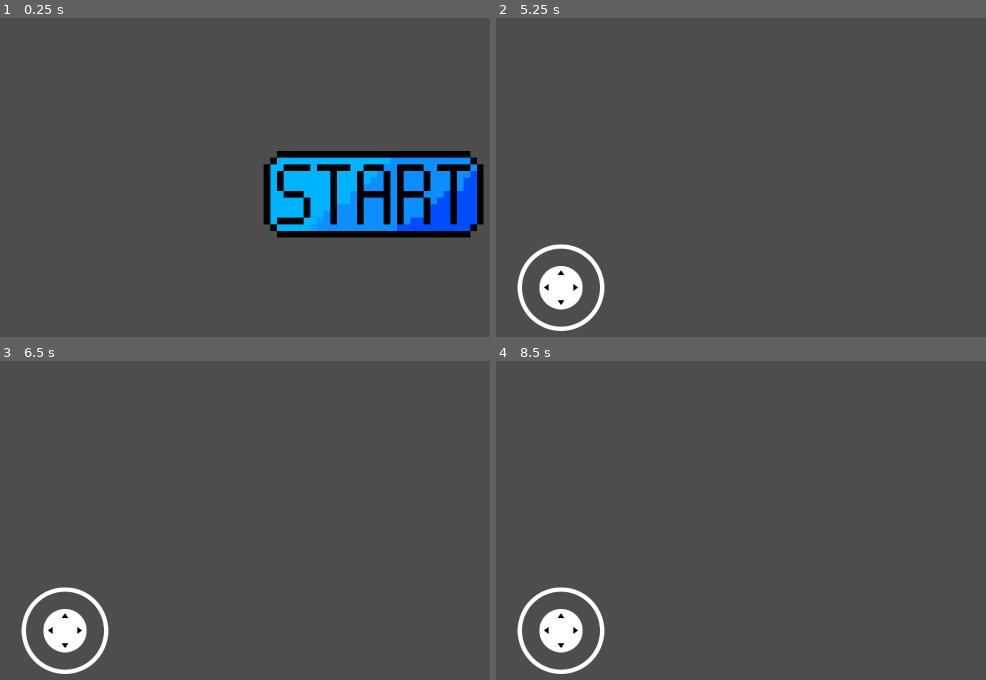
Above: before the commit, frames 1-4 (two rows, left to right).
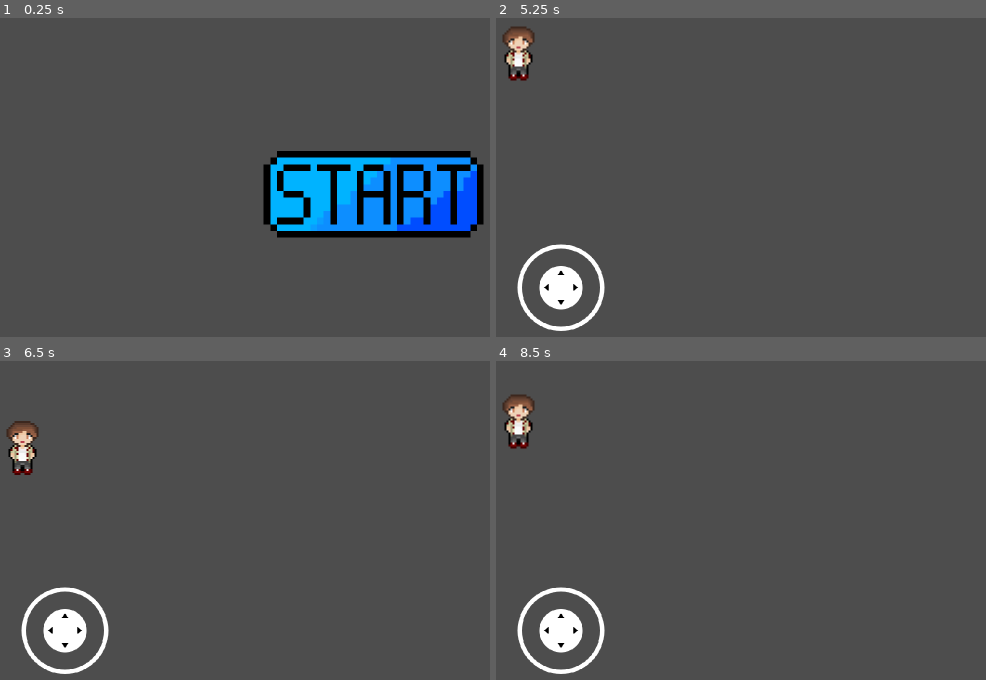
Above: after the commit, the same moments.

Repository: FelixSalim/RevitalizationOfElyoris
Game: Godot game, scene res://MainMenu.tscn
The game is run twice, just before and just after one commit, with the same random seed, the same clock (stepped at 60 frames per second) and the same inputs.
Inputs (mouse positions are in pixels of both pictures, inside the frame that each line leads up to):
- Up to frame 1 (0.25 s): no input
- Up to frame 2 (5.25 s): tap Enter at 0.5, 2, 3.5 s; move the mouse to (outside the picture) at 0.52 s; hold Right (ui_right) 0.53-1.25 s; click (outside the picture) at 0.67 s; tap Space at 1.25, 2.75, 4.25 s; drag from (711, 215) to (829, 270) at 1.27 s; move the mouse to (951, 120) at 2.02 s; hold Right (ui_right) 2.03-2.75 s; drag from (829, 270) to (633, 142) at 2.77 s; move the mouse to (outside the picture) at 3.52 s; hold Left (ui_left) 3.53-4.25 s; drag from (633, 142) to (750, 107) at 4.27 s; move the mouse to (912, 196) at 5.02 s; hold Down (ui_down) from 5.03 s (still down); click (912, 196) at 5.17 s
- Up to frame 3 (6.5 s): release Down (ui_down) at 5.75 s; drag from (254, 450) to (215, 558) at 5.77 s
- Up to frame 4 (8.5 s): move the mouse to (outside the picture) at 6.52 s; hold Up (ui_up) 6.53-7.25 s; drag from (711, 558) to (829, 613) at 7.27 s; move the mouse to (951, 463) at 8.02 s; hold Down (ui_down) from 8.03 s (still down)

The runs differ from the first frame. In frame 1, 0.7% of the frame differs, in the area x 55-98%, y 43-67%; in frame 2, 0.8%; in frame 3, 0.8%, in the area x 1-22%, y 18-98%; in frame 4, 0.8%.

Commit message:
feat: added character sprites

Diff:
--- a/Player/Player.gd
+++ b/Player/Player.gd
@@ -13,7 +13,7 @@
 # Initiates State Manager, Set Initial State to Idle
 func _ready():
 	stateManager = StateManager.new()
-	change_state("idle")
+	change_moving_state("idle")
 
 # Process User Input
 func get_input():
@@ -51,9 +51,9 @@
 func move_down():
 	state.move_down()
 
-# Handles Player State Changing
-func change_state(stateName):
-	# If there is currently a state, destroy it
+# Handles Player Moving State Changing From Idling to Running
+func change_moving_state(stateName):
+	# If there is currently a state, destroy it (make sure that player state is not idle and run at the same time
 	if state != null:
 		state.queue_free()
 
@@ -61,7 +61,7 @@
 	state = stateManager.get_state(stateName).new()
 
 	# Initializes State Attributes
-	state.init(Callable(self, "change_state"), self)
+	state.init(Callable(self, "change_moving_state"), self, $AnimationPlayer)
 
 	# Name the state
 	state.name = str(stateName)
--- a/Player/Player.tscn
+++ b/Player/Player.tscn
@@ -1,21 +1,113 @@
-[gd_scene load_steps=5 format=3 uid="uid://o8d8w6n2nmsc"]
+[gd_scene load_steps=11 format=3 uid="uid://o8d8w6n2nmsc"]
 
 [ext_resource type="Script" path="res://Player/Player.gd" id="1_34hig"]
-[ext_resource type="Texture2D" uid="uid://8lcffxccasmd" path="res://Assets/PlayerSprites/PlayerPrototype.png" id="1_qebfv"]
+[ext_resource type="Texture2D" uid="uid://4n78lvgygonq" path="res://Assets/PlayerSprites/Player_Character_Spritesheet_NoAnimation.png" id="2_lsd2v"]
 [ext_resource type="PackedScene" uid="uid://ccy2104o4brdk" path="res://Joystick.tscn" id="3_0lcn0"]
 
-[sub_resource type="RectangleShape2D" id="RectangleShape2D_745oj"]
+[sub_resource type="CapsuleShape2D" id="CapsuleShape2D_rrlrk"]
+radius = 8.19672
+height = 31.4754
+
+[sub_resource type="Animation" id="Animation_u4q7c"]
+resource_name = "Idle Down"
+tracks/0/type = "value"
+tracks/0/imported = false
+tracks/0/enabled = true
+tracks/0/path = NodePath("Sprite2D:frame")
+tracks/0/interp = 1
+tracks/0/loop_wrap = true
+tracks/0/keys = {
+"times": PackedFloat32Array(0),
+"transitions": PackedFloat32Array(1),
+"update": 1,
+"values": [0]
+}
+
+[sub_resource type="Animation" id="Animation_lnv7a"]
+length = 0.001
+tracks/0/type = "value"
+tracks/0/imported = false
+tracks/0/enabled = true
+tracks/0/path = NodePath("Sprite2D:frame")
+tracks/0/interp = 1
+tracks/0/loop_wrap = true
+tracks/0/keys = {
+"times": PackedFloat32Array(0),
+"transitions": PackedFloat32Array(1),
+"update": 1,
+"values": [0]
+}
+
+[sub_resource type="Animation" id="Animation_yuyy2"]
+resource_name = "Idle Right"
+tracks/0/type = "value"
+tracks/0/imported = false
+tracks/0/enabled = true
+tracks/0/path = NodePath("Sprite2D:frame")
+tracks/0/interp = 1
+tracks/0/loop_wrap = true
+tracks/0/keys = {
+"times": PackedFloat32Array(0),
+"transitions": PackedFloat32Array(1),
+"update": 1,
+"values": [2]
+}
+
+[sub_resource type="Animation" id="Animation_6dtaa"]
+resource_name = "Idle Left"
+tracks/0/type = "value"
+tracks/0/imported = false
+tracks/0/enabled = true
+tracks/0/path = NodePath("Sprite2D:frame")
+tracks/0/interp = 1
+tracks/0/loop_wrap = true
+tracks/0/keys = {
+"times": PackedFloat32Array(0),
+"transitions": PackedFloat32Array(1),
+"update": 1,
+"values": [1]
+}
+
+[sub_resource type="Animation" id="Animation_u1lt7"]
+resource_name = "Idle Up"
+tracks/0/type = "value"
+tracks/0/imported = false
+tracks/0/enabled = true
+tracks/0/path = NodePath("Sprite2D:frame")
+tracks/0/interp = 1
+tracks/0/loop_wrap = true
+tracks/0/keys = {
+"times": PackedFloat32Array(0),
+"transitions": PackedFloat32Array(1),
+"update": 1,
+"values": [3]
+}
+
+[sub_resource type="AnimationLibrary" id="AnimationLibrary_2ykrm"]
+_data = {
+"Idle Down": SubResource("Animation_u4q7c"),
+"Idle Left": SubResource("Animation_6dtaa"),
+"Idle Right": SubResource("Animation_yuyy2"),
+"Idle Up": SubResource("Animation_u1lt7"),
+"RESET": SubResource("Animation_lnv7a")
+}
 
 [node name="Player" type="CharacterBody2D"]
 script = ExtResource("1_34hig")
 
 [node name="CollisionShape2D" type="CollisionShape2D" parent="."]
-scale = Vector2(3.05, 3.05)
-shape = SubResource("RectangleShape2D_745oj")
+scale = Vector2(6.1, 6.1)
+shape = SubResource("CapsuleShape2D_rrlrk")
+
+[node name="AnimationPlayer" type="AnimationPlayer" parent="."]
+libraries = {
+"": SubResource("AnimationLibrary_2ykrm")
+}
 
 [node name="Sprite2D" type="Sprite2D" parent="."]
-scale = Vector2(0.1, 0.1)
-texture = ExtResource("1_qebfv")
+scale = Vector2(2, 2)
+texture = ExtResource("2_lsd2v")
+vframes = 4
 
 [node name="Control" type="Control" parent="."]
 layout_mode = 3
--- a/Player/States/RunState.gd
+++ b/Player/States/RunState.gd
@@ -19,15 +19,23 @@
 func _physics_process(delta):
 	get_input()
 
-# Movement Handling, Set velocity to corresponding movement direction
+# Movement Handling, Set velocity to corresponding movement direction, also plays animation accordingly
 func move_left():
 	player.velocity.x -= Input.get_action_strength("ui_left")
+	if Input.get_action_strength("ui_left") > Input.get_action_strength("ui_up") and Input.get_action_strength("ui_left") > Input.get_action_strength("ui_down"):
+		playerAnimation.play("Idle Left")
 
 func move_right():
 	player.velocity.x += Input.get_action_strength("ui_right")
+	if Input.get_action_strength("ui_right") > Input.get_action_strength("ui_up") and Input.get_action_strength("ui_right") > Input.get_action_strength("ui_down"):
+		playerAnimation.play("Idle Right")
 
 func move_up():
 	player.velocity.y -= Input.get_action_strength("ui_up")
+	if Input.get_action_strength("ui_up") > Input.get_action_strength("ui_left") and Input.get_action_strength("ui_up") > Input.get_action_strength("ui_right"):
+		playerAnimation.play("Idle Up")
 
 func move_down():
 	player.velocity.y += Input.get_action_strength("ui_down")
+	if Input.get_action_strength("ui_down") > Input.get_action_strength("ui_left") and Input.get_action_strength("ui_down") > Input.get_action_strength("ui_right"):
+		playerAnimation.play("Idle Down")
--- a/Player/States/State.gd
+++ b/Player/States/State.gd
@@ -10,11 +10,15 @@
 # Stores player class
 var player
 
+# Stores player animation
+var playerAnimation
+
 # Move and Slide player
 func _physics_process(delta):
 	player.move_and_slide()
 
 # Initialize Class
-func init(changeState, player):
+func init(changeState, player, playerAnimation):
 	self.changeState = changeState
 	self.player = player
+	self.playerAnimation = playerAnimation
--- a/project.godot
+++ b/project.godot
@@ -28,4 +28,5 @@
 
 [rendering]
 
+textures/canvas_textures/default_texture_filter=0
 textures/vram_compression/import_etc2_astc=true
Not shown, added: Assets/EnvironmentSketches/sketch kertas.jpg.import
Not shown, added: Assets/PlayerSprites/Player_Character_Spritesheet_NoAnimation.png.import
